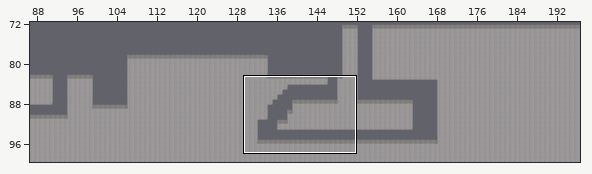
Tiled map (JSON): assets/maps/map_0.json. Above: a wide view before the commit, with the close-up outlined.
Close-up. The starting point:
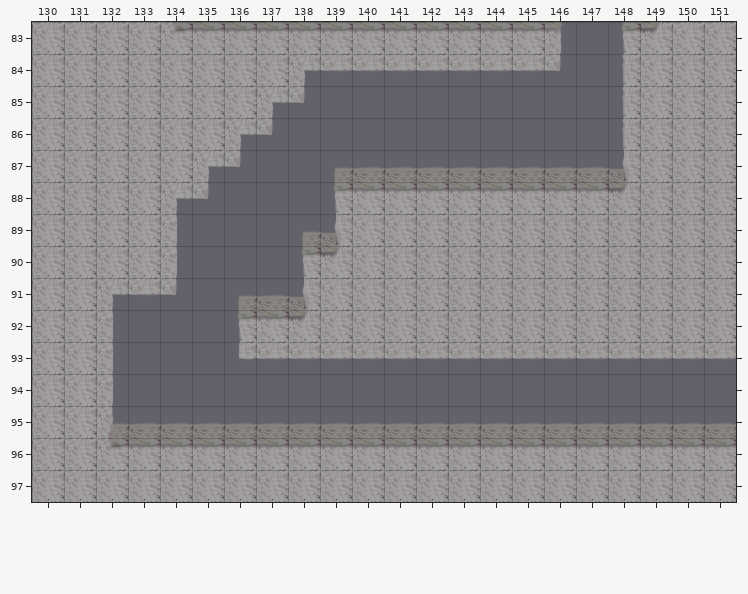
Cells are 64x64 px. Shown: x 130..151, y 83..97. The commit also changed other parts of the map, which this record leaves out. Tiles whose own drawing changed are shown in their newer look in all pictures.
The result:
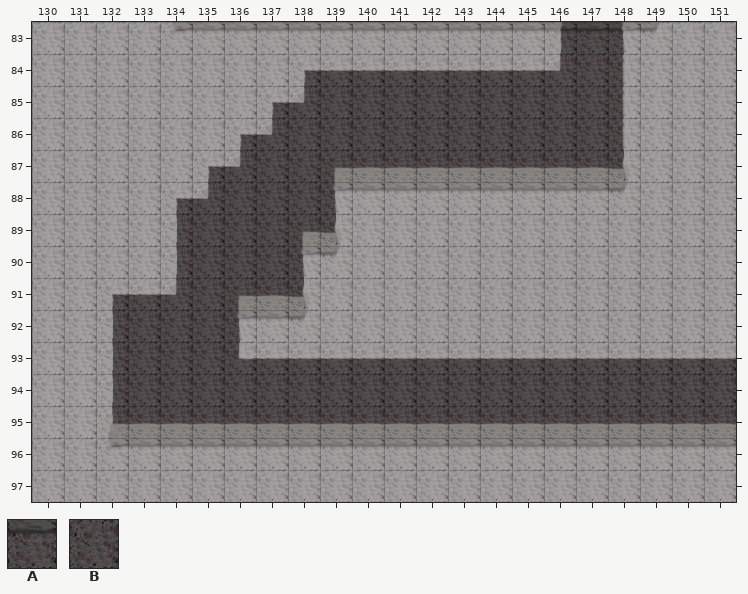
Key: from "vindicta_platforms": A 30, B 52.
_ is an empty cell.
Tiles of an added or newly shown layer are drawn over the layers below it.
Diff:
Layer "Grotte" (added):
Tile A is added in row 83 at x 146 to 148.
Tile B is added in row 84 at x 138 to 148; in row 85 at x 137 to 148; in row 86 at x 136 to 148; in row 87 at x 135 to 148; in rows 88 to 89 at x 134 to 139; in row 90 at x 134 to 138.
Tile B is added in row 91 at x 132 to 138; in row 92 at x 132 to 136; in rows 93 to 95 at x 132 to 151.
Pixel boxes of the changes (left, top, right, bottom) in both close-ups:
added: (112, 22, 736, 425)
